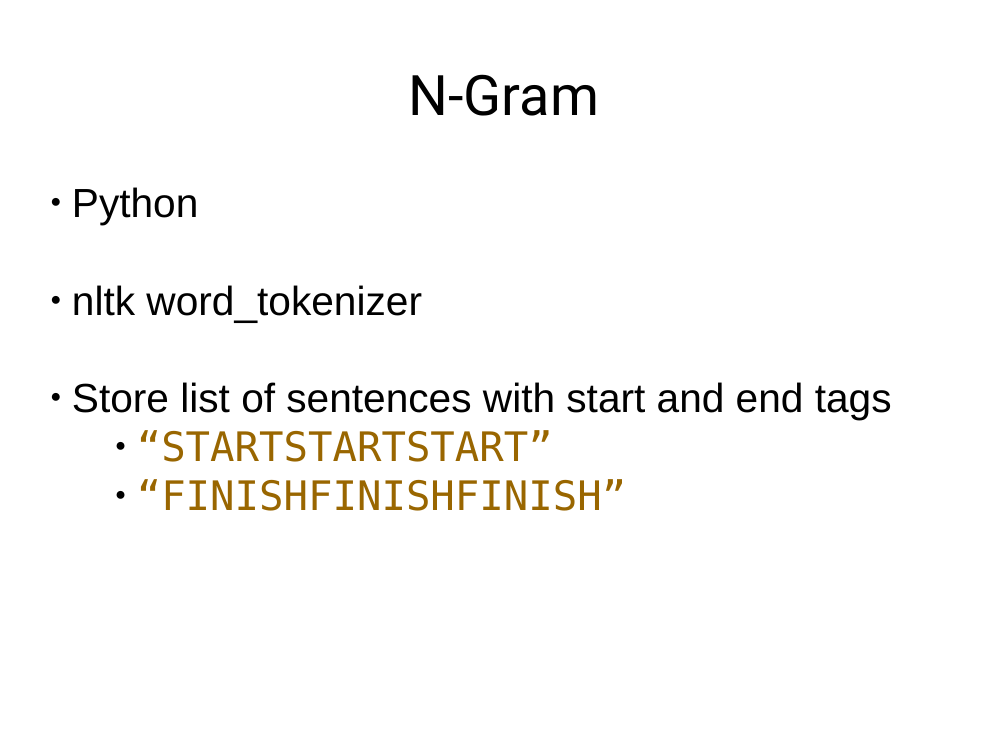
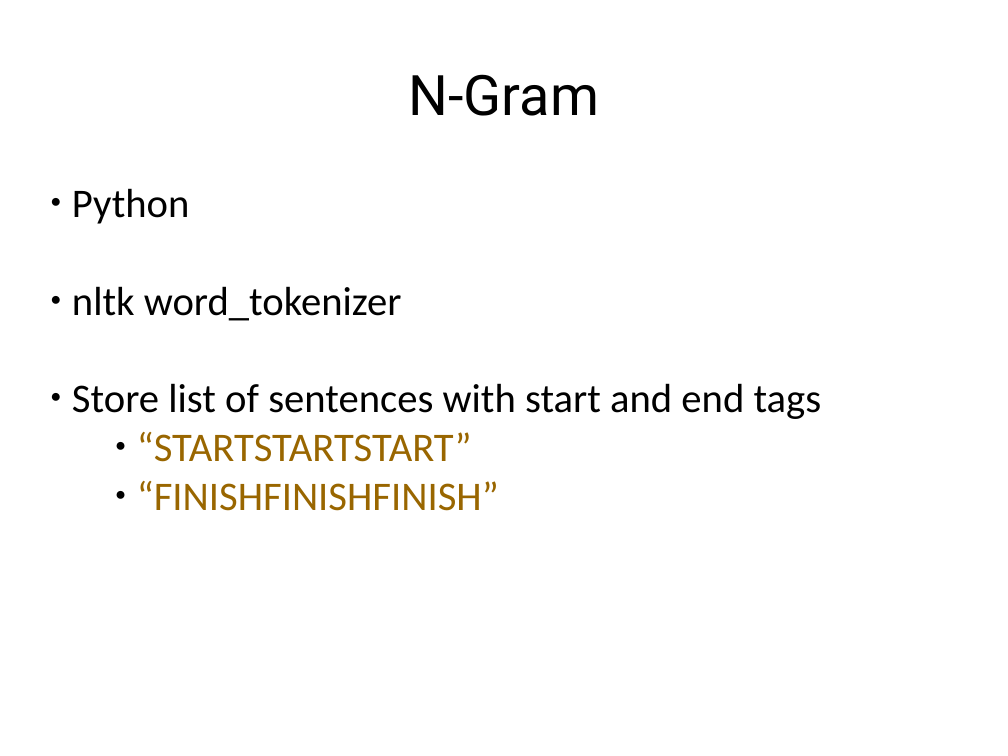
Before and after one commit to erikthiem/PartisanSpeechAnalysis, a slide deck: slide 9 of documents/presentation.odp. Drawn at 1008x756 pixels with LibreOffice and Linux fonts; fonts in the diff are those of the drawing. Boxes give left, top, right and bottom in pixels: in the first picture for what was removed or moved away, otherwise in the second. Text is boxed around its words. In the diff, an @@ line names an element or a change of style, - is before the commit and + after.

```diff
--- a/documents/presentation.odp
+++ b/documents/presentation.odp
@@ text "Python" at bbox=[72, 188, 822, 511]: font Arial to Calibri in "Python", "nltk word_tokenizer", "Store list of sentences with start and ..."; font DejaVu Sans Mono to Calibri in "“STARTSTARTSTART”", "“FINISHFINISHFINISH”" @@
```
Also in this commit, not shown: 2 other slides changed, 1 slide added, 1 slide removed, 2 other files.
